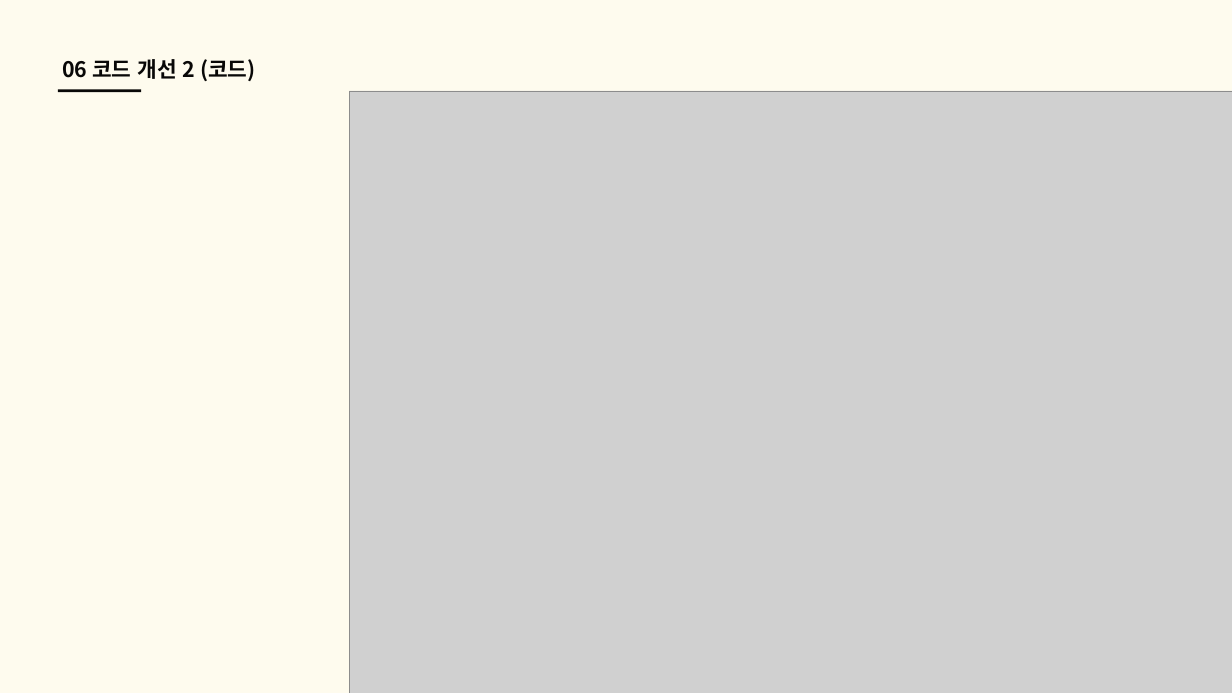
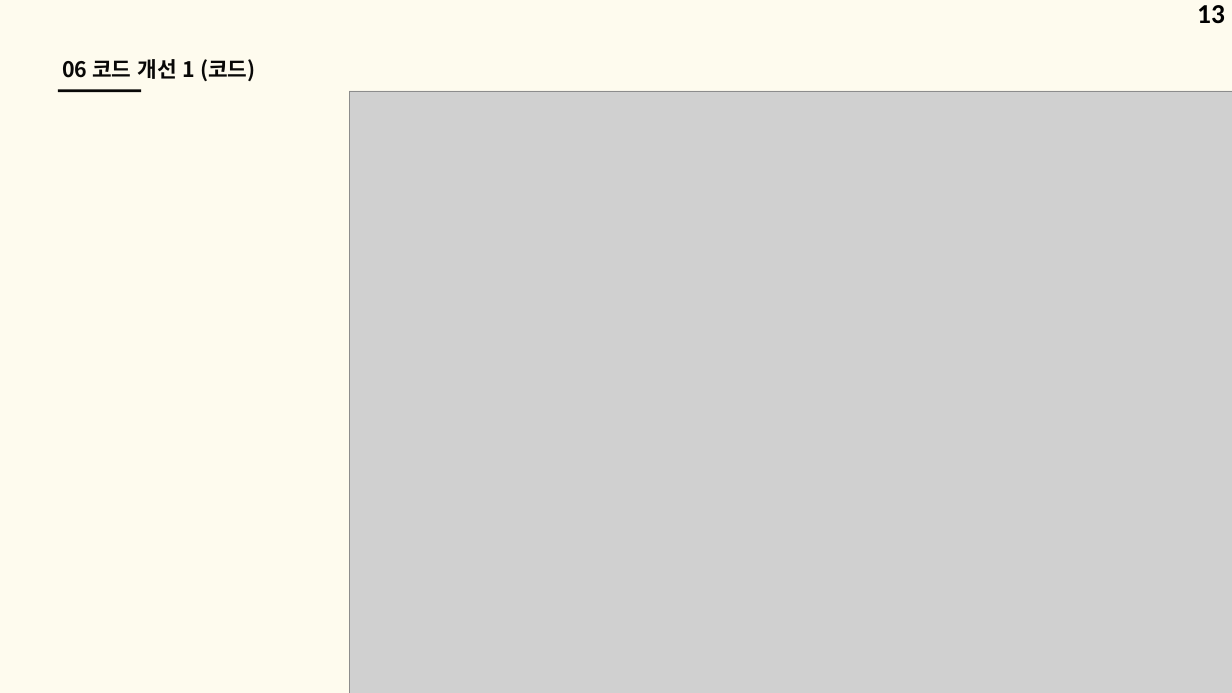
Before and after one commit to good-thing/CargoDriver, a slide deck: slide 13 of 알고리즘 3팀 화물차 알고리즘.pptx (slide 12 before the commit). Drawn at 1232x693 pixels with LibreOffice and Linux fonts; fonts in the diff are those of the drawing; grey boxes stand for pictures. Boxes give left, top, right and bottom in pixels: in the first picture for what was removed or moved away, otherwise in the second. Text is boxed around its words. In the diff, an @@ line names an element or a change of style, - is before the commit and + after.

```diff
--- a/알고리즘 3팀 화물차 알고리즘.pptx
+++ b/알고리즘 3팀 화물차 알고리즘.pptx
@@ page number added at (1197,5,1225,23), 32 pt, text #000000, bold @@
+13
@@ text at (62,59,255,81): text changed @@
-06 코드 개선 2 (코드)
+06 코드 개선 1 (코드)
```
Also in this commit, not shown: 17 other slides changed, 1 slide added, 19 other files.
